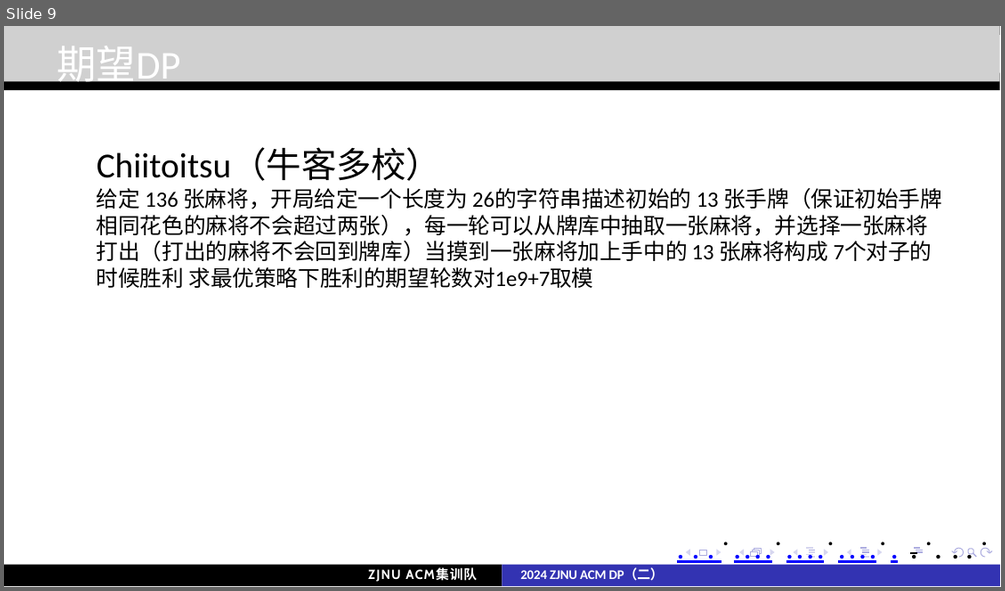
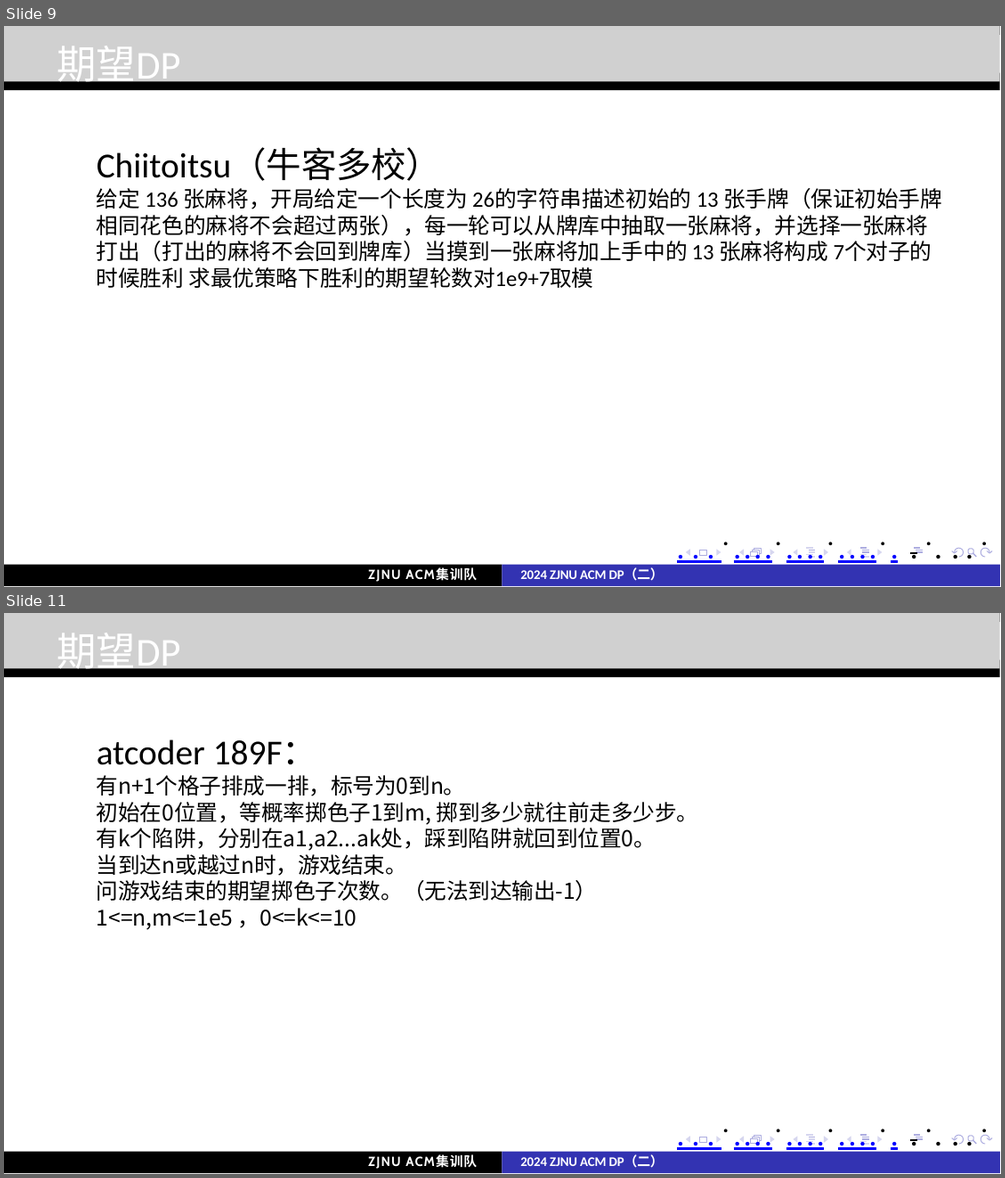
Before and after one commit to john1234567891011121314/moban, a slide deck: acm/讲课·dp/DP（二）.pptx. Shown one above the other, each under a label of ours: slide 9 before the commit, slides 9 and 11 after it; the slides between them are not shown. The pictures are 1005x591 and 1005x1178 pixels, drawn with LibreOffice and Linux fonts; fonts in the diff are those of the drawing; grey boxes stand for pictures. Boxes give left, top, right and bottom in pixels: in the first picture for what was removed or moved away, otherwise in the second. Text is boxed around its words. In the diff, an @@ line names an element or a change of style, - is before the commit and + after.

```diff
--- a/acm/讲课·dp/DP（二）.pptx
+++ b/acm/讲课·dp/DP（二）.pptx
@@ slide 11 added at (x1=4, y1=613, x2=1001, y2=1174), background #FFFFFF; not listed: 30 template elements that a slide beside it also shows @@
@@ picture added at (x1=4, y1=613, x2=999, y2=668) @@
@@ text added at (x1=57, y1=633, x2=180, y2=675), 18 pt, text #FFFFFF @@
+期望DP
@@ text added at (x1=97, y1=739, x2=699, y2=930), 10 pt, text #000000 @@
+atcoder 189F：
+有n+1个格子排成一排，标号为0到n。
+初始在0位置，等概率掷色子1到m, 掷到多少就往前走多少步。
+有k个陷阱，分别在a1,a2...ak处，踩到陷阱就回到位置0。
+当到达n或越过n时，游戏结束。
+问游戏结束的期望掷色子次数。（无法到达输出-1）
+1<=n,m<=1e5 ，0<=k<=10
@@ freeform shape added at (x1=4, y1=1151, x2=502, y2=1174), fill #000000 @@
@@ text added at (x1=368, y1=1154, x2=477, y2=1168), 6 pt, text #FFFFFF, bold @@
+ZJNU ACM集训队
@@ freeform shape added at (x1=502, y1=1151, x2=999, y2=1174), fill #3333B2 @@
@@ text added at (x1=520, y1=1154, x2=663, y2=1167), 12 pt, text #0000FF, bold @@
+. . . ................. . .. . . .
+2024 ZJNU ACM DP（二）
```
Also in this commit, not shown: 3 other slides added, 1 other file.
